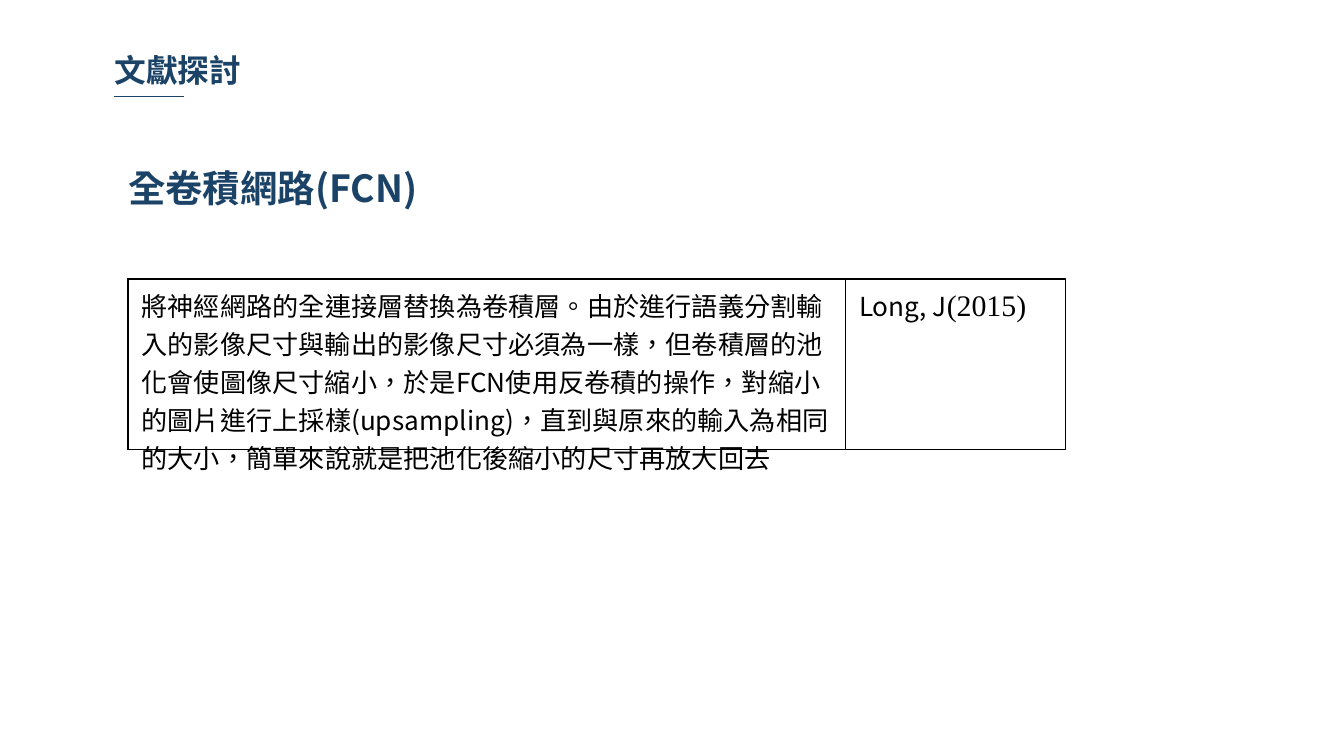
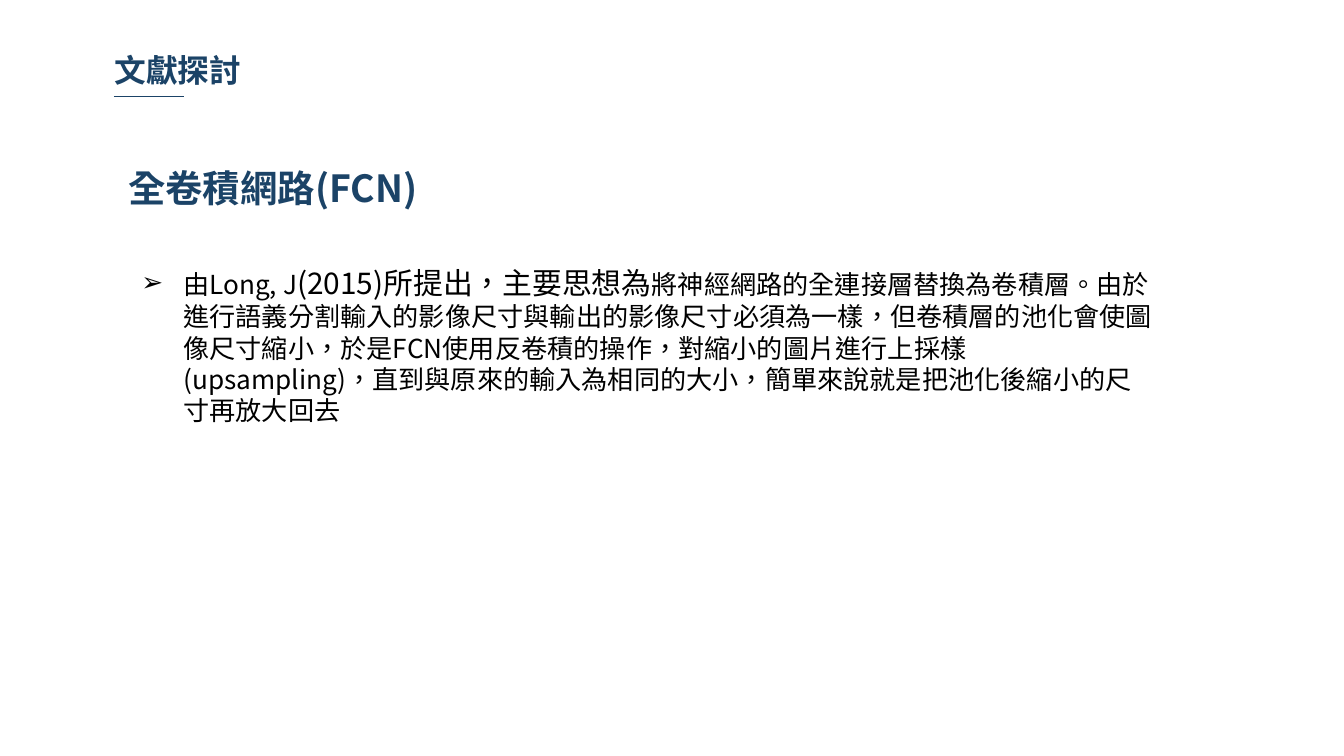
Before and after one commit to 10994015/paper, a slide deck: slide 14 of 論文/論文寫作期末報告.pptx. Drawn at 1344x756 pixels with LibreOffice and Linux fonts; fonts in the diff are those of the drawing; background and template pictures are left out. Boxes give left, top, right and bottom in pixels: in the first picture for what was removed or moved away, otherwise in the second. Text is boxed around its words. In the diff, an @@ line names an element or a change of style, - is before the commit and + after.

```diff
--- a/論文/論文寫作期末報告.pptx
+++ b/論文/論文寫作期末報告.pptx
@@ text added at <box>183,269,1152,422</box>, 14 pt, text #000000 @@
+➢ 由Long, J(2015)所提出，主要思想為將神經網路的全連接層替換為卷積層。由於進行語義分割輸入的影像尺寸與輸出的影像尺寸必須為一樣，但卷積層的池化會使圖像尺寸縮小，於是FCN使用反卷積的操作，對縮小的圖片進行上採樣(upsampling)，直到與原來的輸入為相同的大小，簡單來說就是把池化後縮小的尺寸再放大回去
@@ table removed at <box>128,280,1066,475</box>, 1 rows, 2 columns @@
-將神經網路的全連接層替換為卷積層。由於進行語義分割輸入的影像尺寸與輸出的影像尺寸必須為一樣，但卷積層的池化會使圖像尺寸縮小，於是FCN使用反卷積的操作，對縮小的圖片進行上採樣(upsampling)，直到與原來的輸入為相同的大小，簡單來說就是把池化後縮小的尺寸再放大回去 | Long, J(2015)
```
Also in this commit, not shown: 7 other slides changed.
